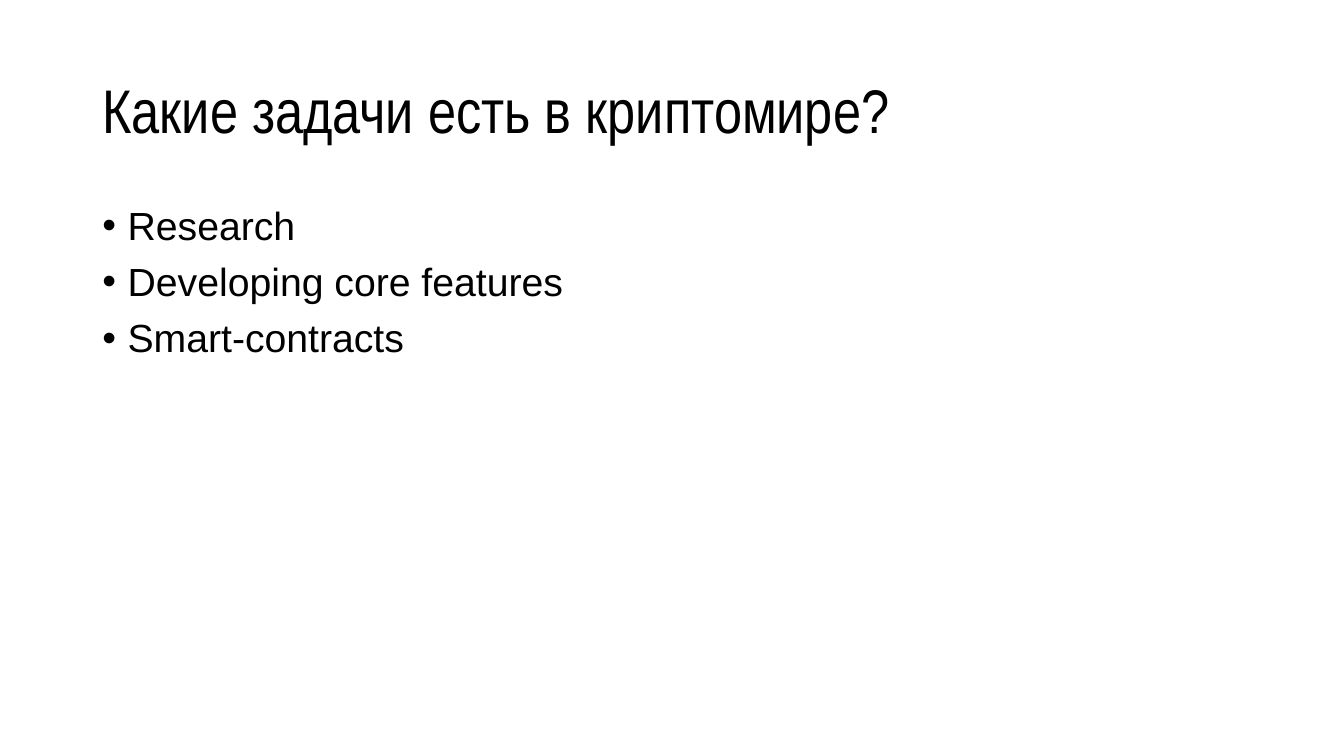
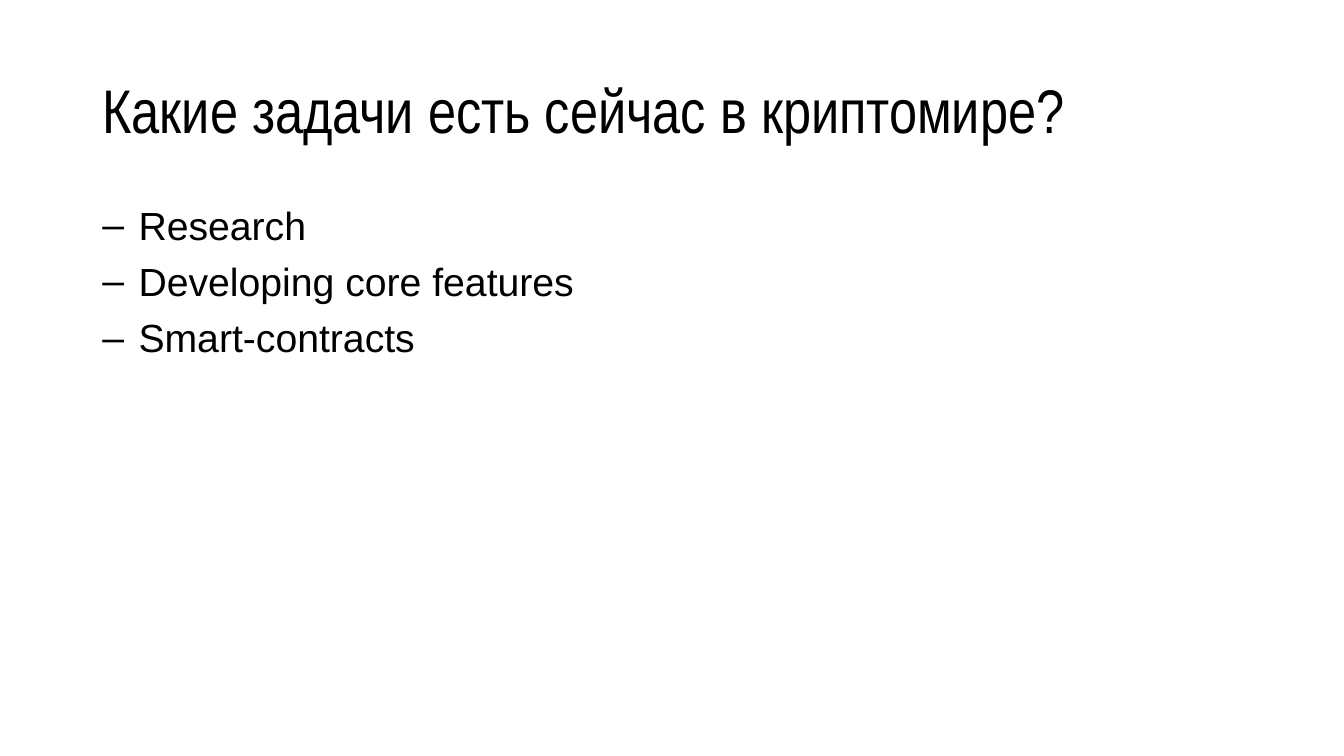
Before and after one commit to misteraverin/blockchain-materials, a slide deck: slide 60 of bittalk_max.pptx (slide 42 before the commit). Drawn at 1344x756 pixels with LibreOffice and Linux fonts; fonts in the diff are those of the drawing. Boxes give left, top, right and bottom in pixels: in the first picture for what was removed or moved away, otherwise in the second. Text is boxed around its words. In the diff, an @@ line names an element or a change of style, - is before the commit and + after.

```diff
--- a/bittalk_max.pptx
+++ b/bittalk_max.pptx
@@ title at box(102, 87, 1064, 145): text changed @@
-Какие задачи есть в криптомире?
+Какие задачи есть сейчас в криптомире?
@@ text "Research" at box(139, 211, 573, 353): bullet • to – @@
```
Also in this commit, not shown: 14 other slides changed, 19 slides added, 1 slide removed, 1 other file.
